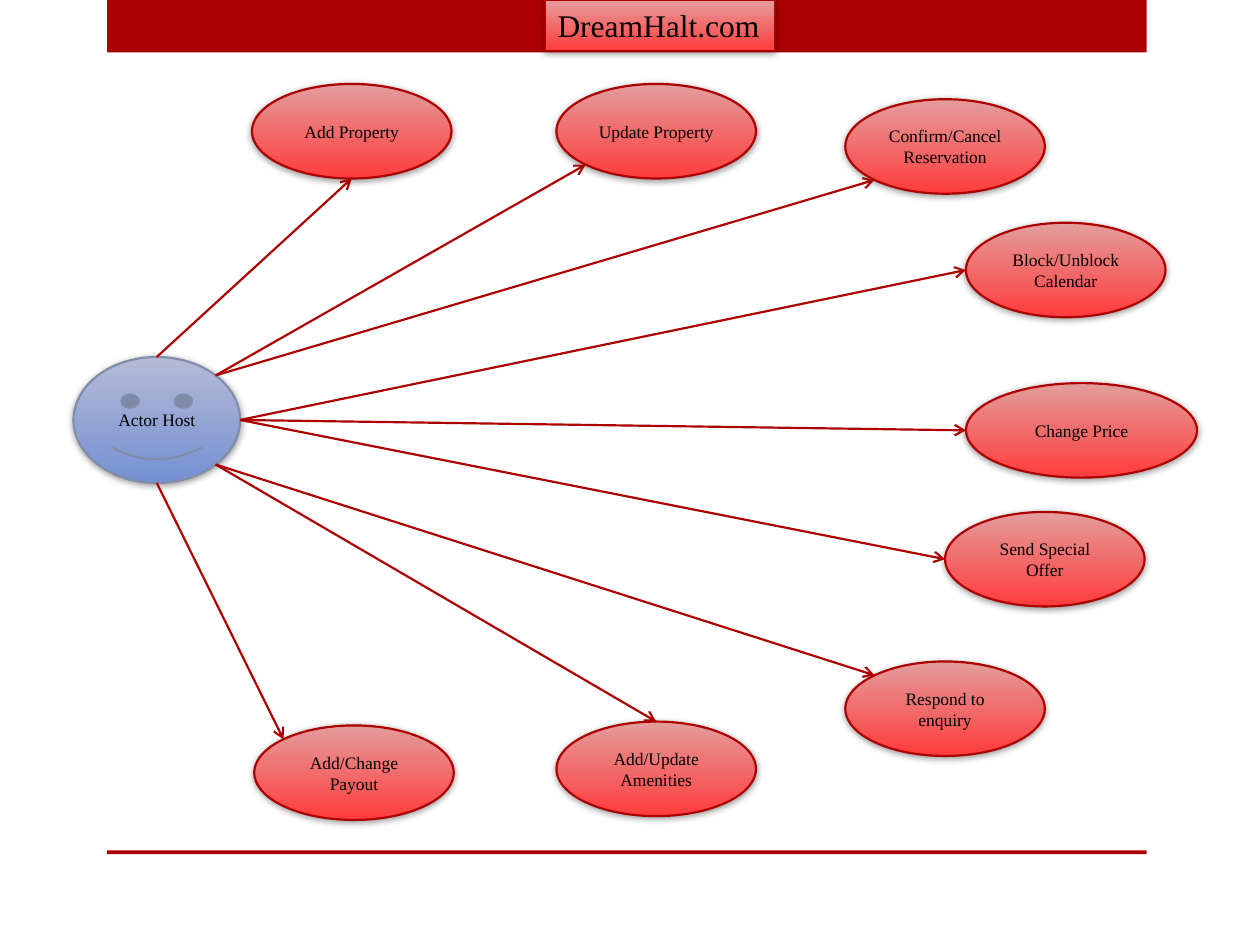
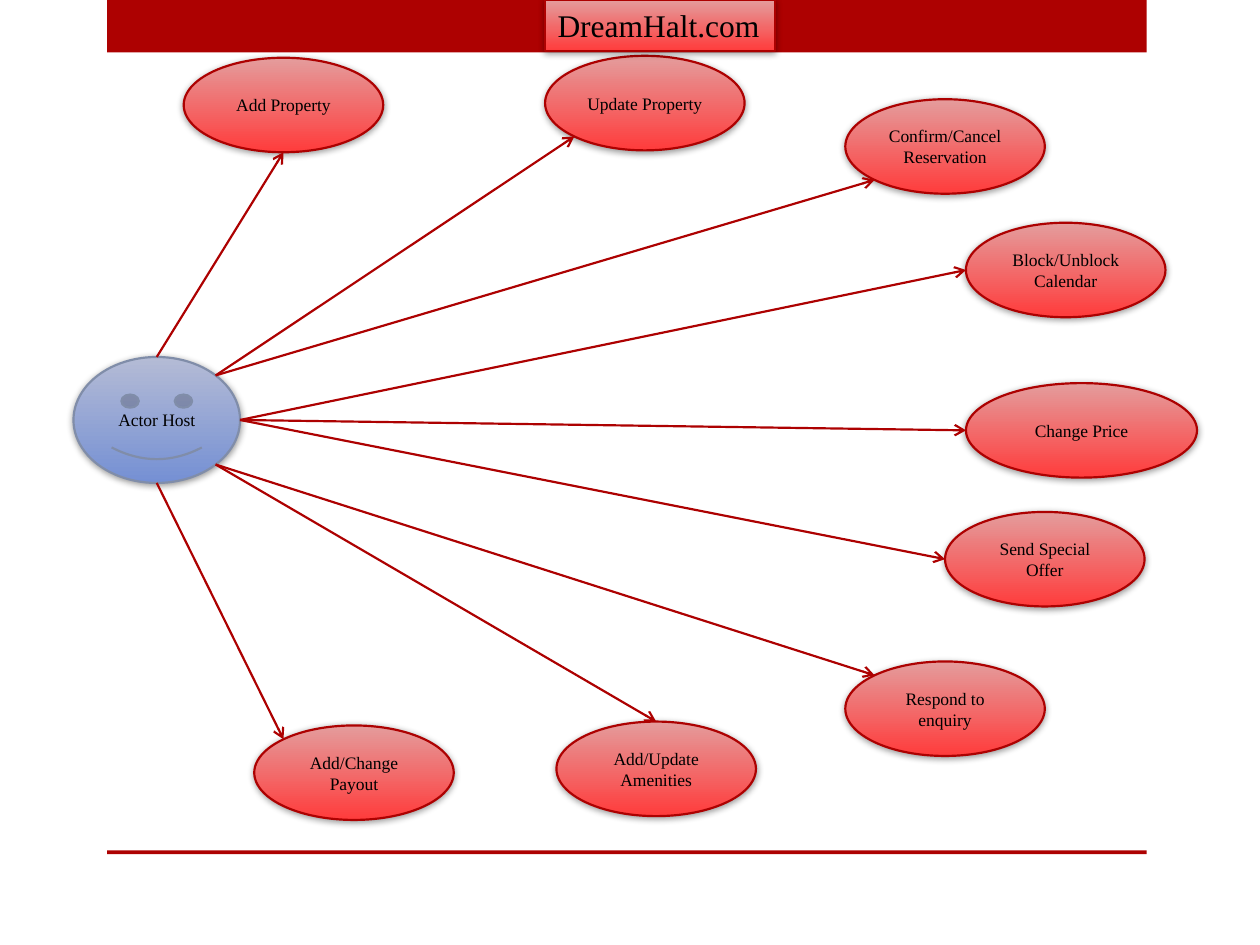
Before and after one commit to E-Home/Documentation, a slide deck: slide 3 of Use Cases/UseCaseDiagram.pptx. Drawn at 1260x945 pixels with LibreOffice and Linux fonts; fonts in the diff are those of the drawing; background and template pictures are left out. Boxes give left, top, right and bottom in pixels: in the first picture for what was removed or moved away, otherwise in the second. Text is boxed around its words. In the diff, an @@ line names an element or a change of style, - is before the commit and + after.

```diff
--- a/Use Cases/UseCaseDiagram.pptx
+++ b/Use Cases/UseCaseDiagram.pptx
@@ ellipse "Add Property": place and size @@
-ellipse "Add Property" at bbox=[252, 84, 451, 179]
+ellipse "Add Property" at bbox=[184, 58, 383, 152]
@@ ellipse "Update Property": place and size @@
-ellipse "Update Property" at bbox=[557, 84, 756, 179]
+ellipse "Update Property" at bbox=[546, 55, 745, 150]
@@ arrow moved from (215, 375) - (586, 165) to (215, 375) - (575, 136) @@
@@ arrow moved from (156, 357) - (352, 179) to (156, 357) - (284, 152) @@
```
Also in this commit, not shown: 2 other slides changed, 1 slide removed.
